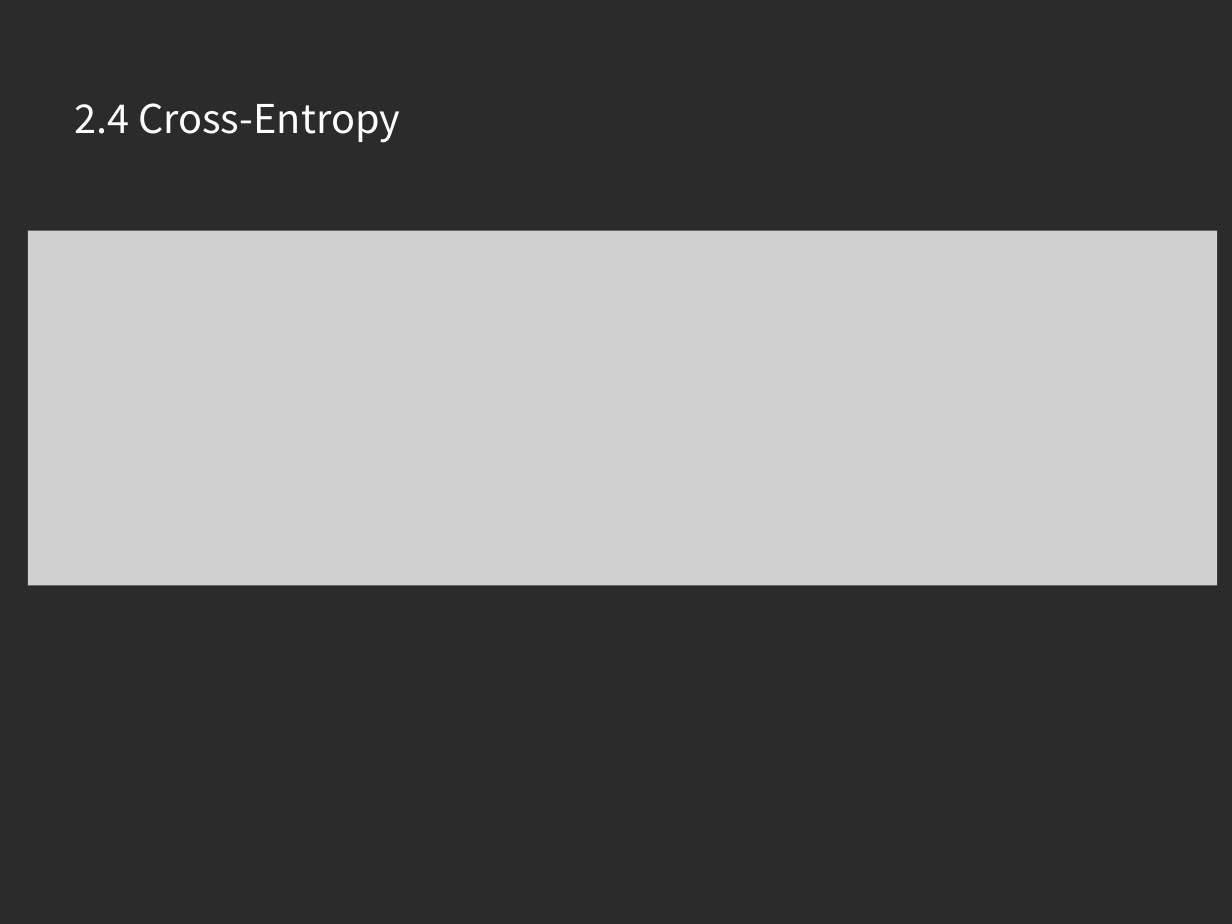
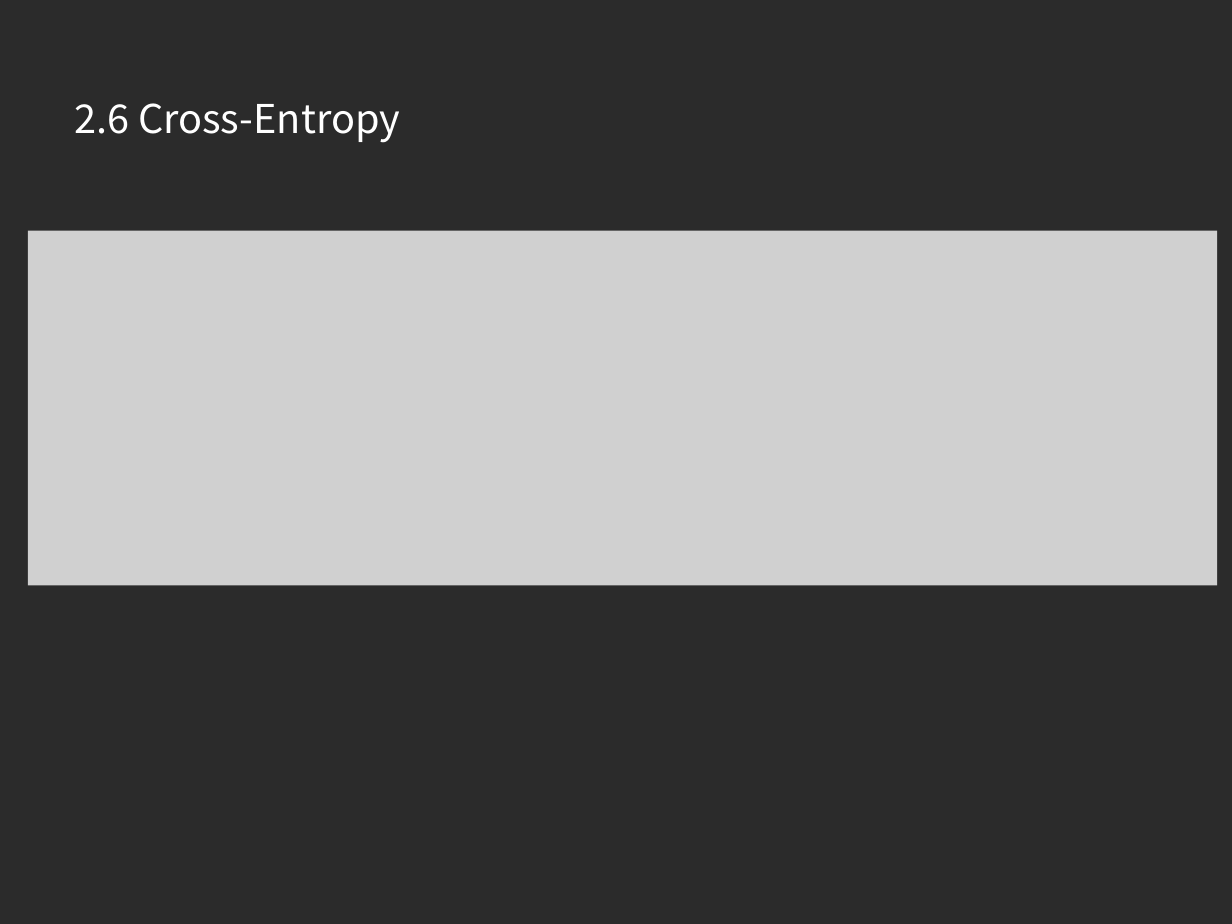
Before and after one commit to xuqinkun/Report, a slide deck: slide 17 of Deep Learning-3.12-3.14.pptx (slide 16 before the commit). Drawn at 1232x924 pixels with LibreOffice and Linux fonts; fonts in the diff are those of the drawing; grey boxes stand for pictures; background and template pictures are left out; a plain dark background stands for a picture behind light text. Boxes give left, top, right and bottom in pixels: in the first picture for what was removed or moved away, otherwise in the second. Text is boxed around its words. In the diff, an @@ line names an element or a change of style, - is before the commit and + after.

```diff
--- a/Deep Learning-3.12-3.14.pptx
+++ b/Deep Learning-3.12-3.14.pptx
@@ title at (x1=74, y1=103, x2=400, y2=143): text changed @@
-2.4 Cross-Entropy
+2.6 Cross-Entropy
```
Also in this commit, not shown: 5 other slides changed, 1 slide added.
